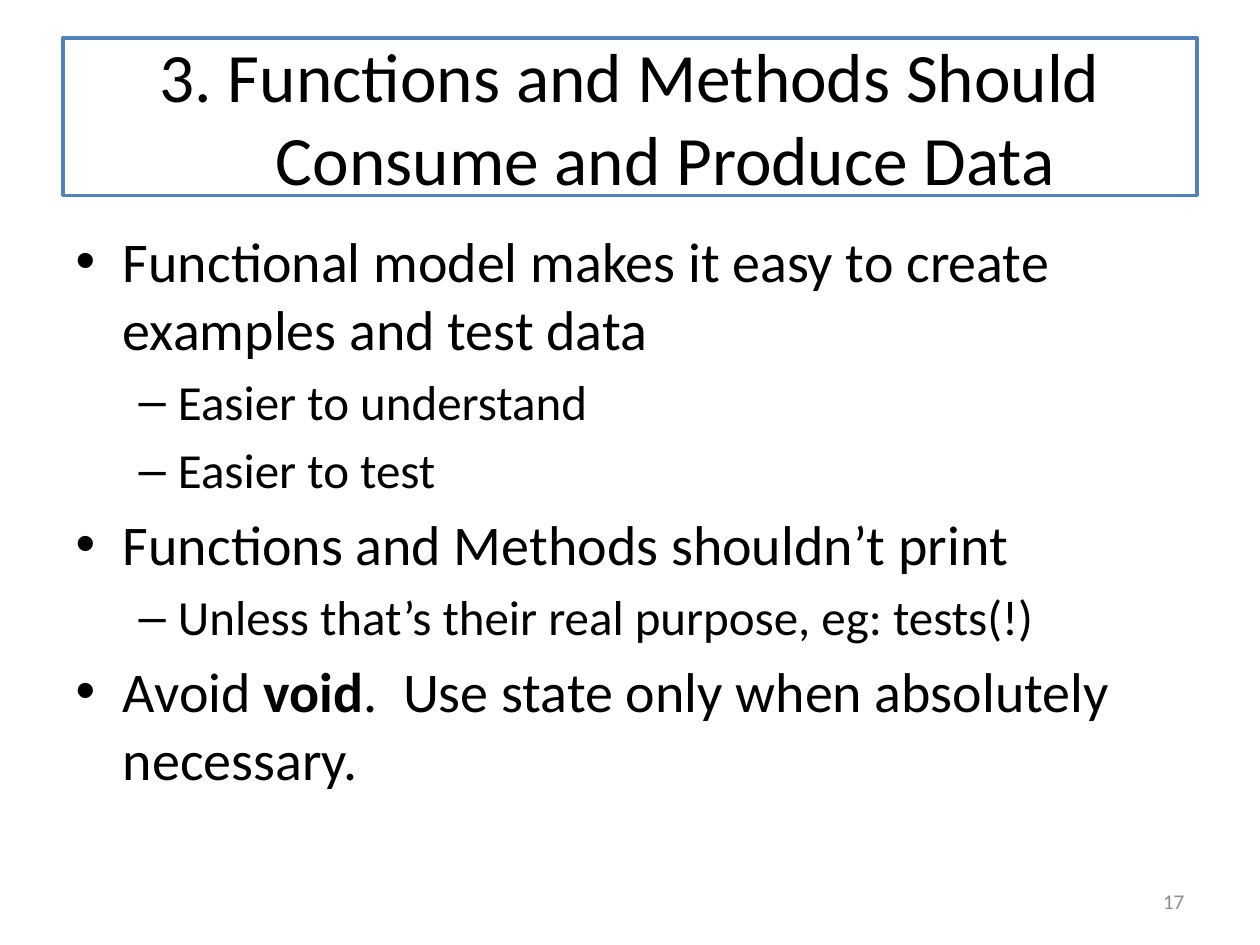
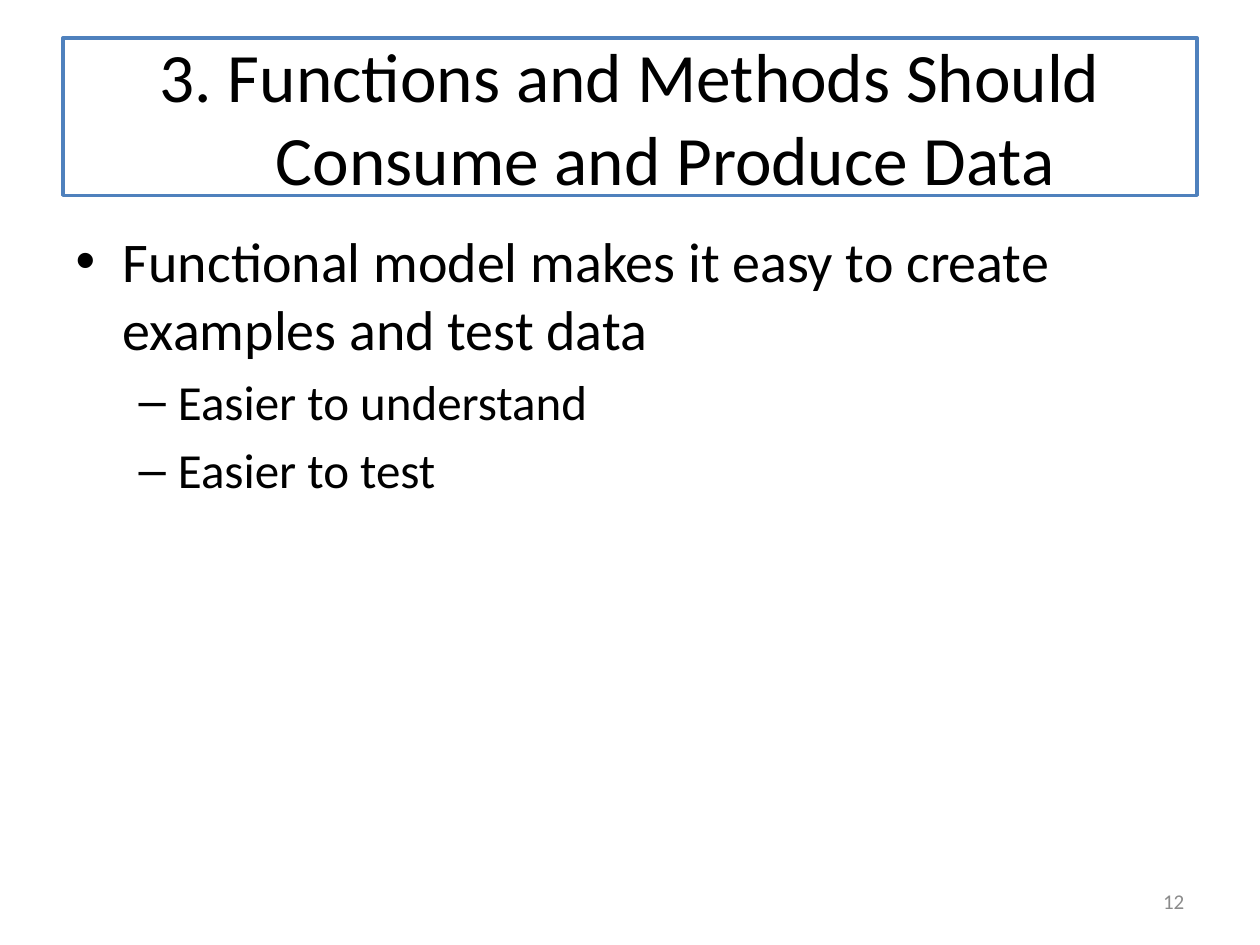
Before and after one commit to mwand/cs5010f16, a slide deck: slide 12 of Slides/Lesson 12.1 The Last Lecture.pptx (slide 17 before the commit). Drawn at 1260x945 pixels with LibreOffice and Linux fonts; fonts in the diff are those of the drawing. Boxes give left, top, right and bottom in pixels: in the first picture for what was removed or moved away, otherwise in the second. Text is boxed around its words. In the diff, an @@ line names an element or a change of style, - is before the commit and + after.

```diff
--- a/Slides/Lesson 12.1 The Last Lecture.pptx
+++ b/Slides/Lesson 12.1 The Last Lecture.pptx
@@ text at [123, 525, 1109, 789]: paragraphs removed @@
-• Functions and Methods shouldn’t print
-  – Unless that’s their real purpose, eg: tests(!)
-• Avoid void. Use state only when absolutely necessary.
@@ page number at [1163, 895, 1184, 909]: text changed @@
-17
+12
```
Also in this commit, not shown: 9 other slides changed, 12 slides removed, 2 other files.
